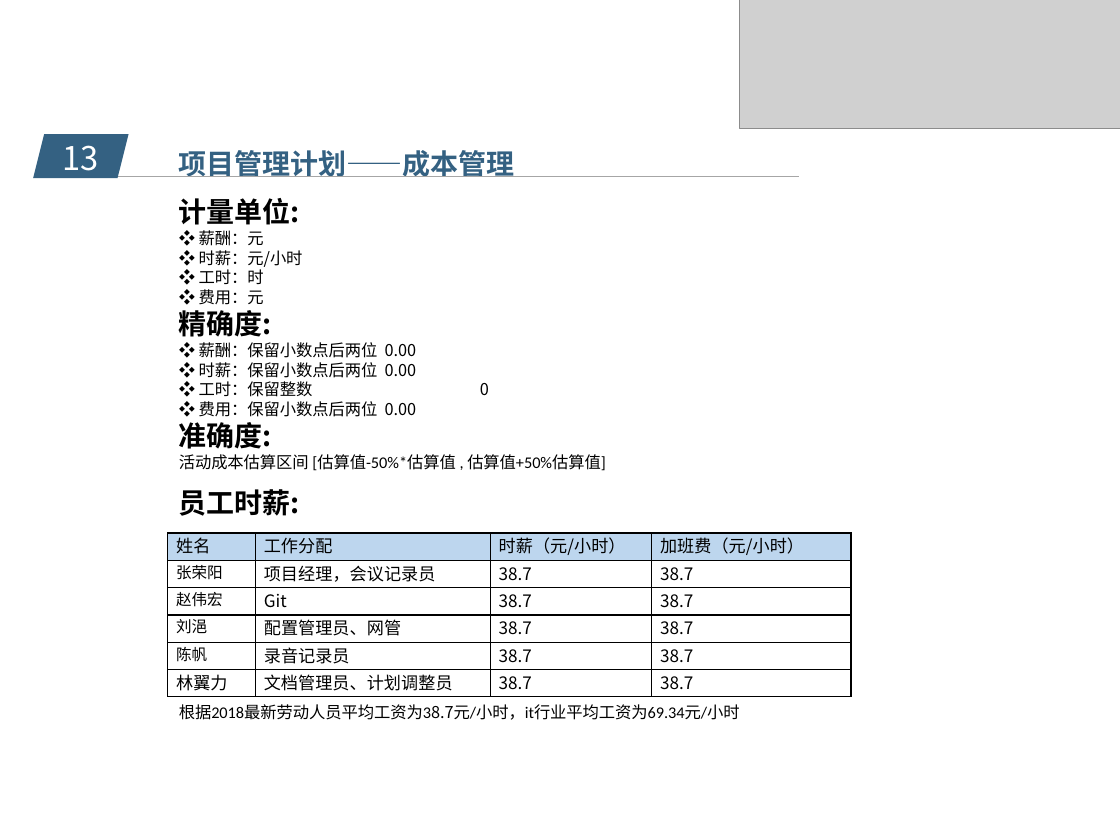
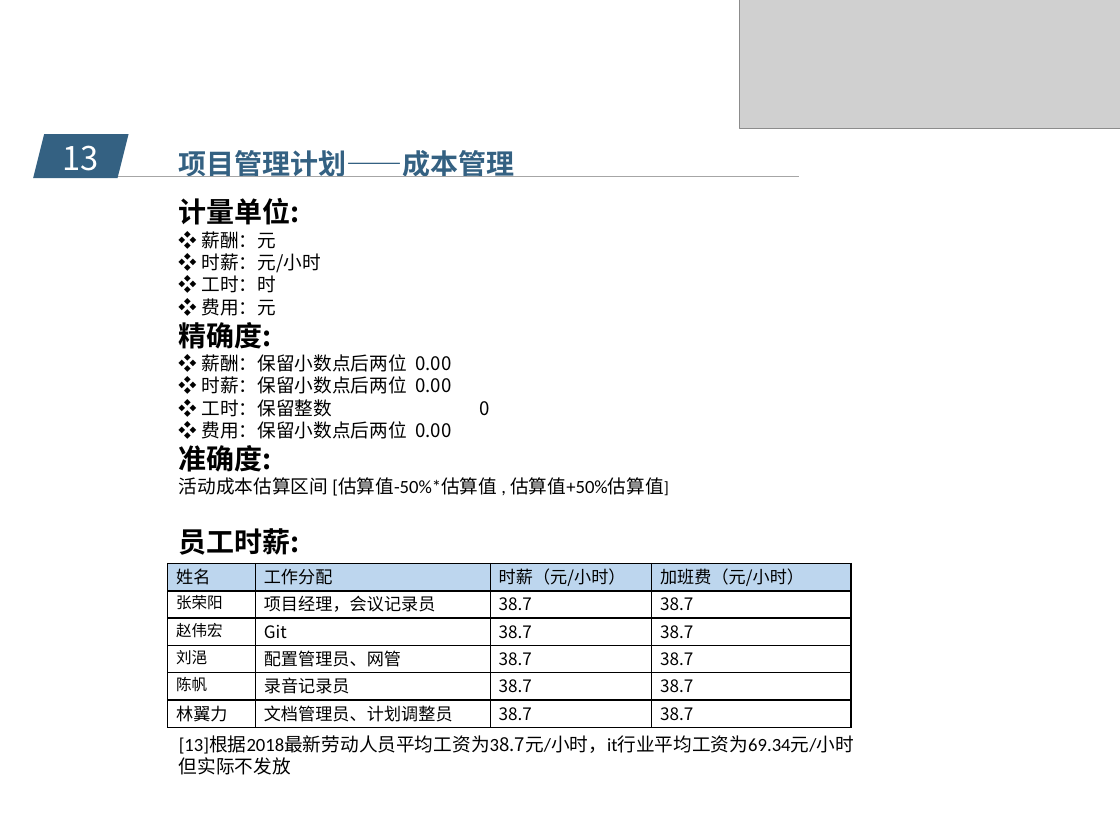
Before and after one commit to popopoi/PRD2018-G07, a slide deck: slide 21 of 受控文档/项目计划/PRD2018-G07- 需求工程项目计划PPT.pptx (slide 20 before the commit). Drawn at 1120x840 pixels with LibreOffice and Linux fonts; fonts in the diff are those of the drawing; grey boxes stand for pictures; background and template pictures are left out. Boxes give left, top, right and bottom in pixels: in the first picture for what was removed or moved away, otherwise in the second. Text is boxed around its words. In the diff, an @@ line names an element or a change of style, - is before the commit and + after.

```diff
--- a/受控文档/项目计划/PRD2018-G07- 需求工程项目计划PPT.pptx
+++ b/受控文档/项目计划/PRD2018-G07- 需求工程项目计划PPT.pptx
@@ text at (x1=179, y1=231, x2=664, y2=496): size 10.5 to 12 pt in "❖ 薪酬：元", "❖ 时薪：元/小时", "❖ 工时：时", "❖ 费用：元" and 5 more places @@
@@ text "员工时薪:" moved from (x1=179, y1=489, x2=300, y2=516) to (x1=179, y1=528, x2=300, y2=555) @@
@@ table moved from (x1=168, y1=533, x2=851, y2=697) to (x1=168, y1=563, x2=851, y2=727) @@
@@ text at (x1=179, y1=736, x2=854, y2=775): text changed; size 10.5 to 12 pt @@
-根据2018最新劳动人员平均工资为38.7元/小时，it行业平均工资为69.34元/小时
+[13]根据2018最新劳动人员平均工资为38.7元/小时，it行业平均工资为69.34元/小时
+但实际不发放
```
Also in this commit, not shown: 13 other slides changed, 2 slides added, 1 slide removed, 2 other files.
